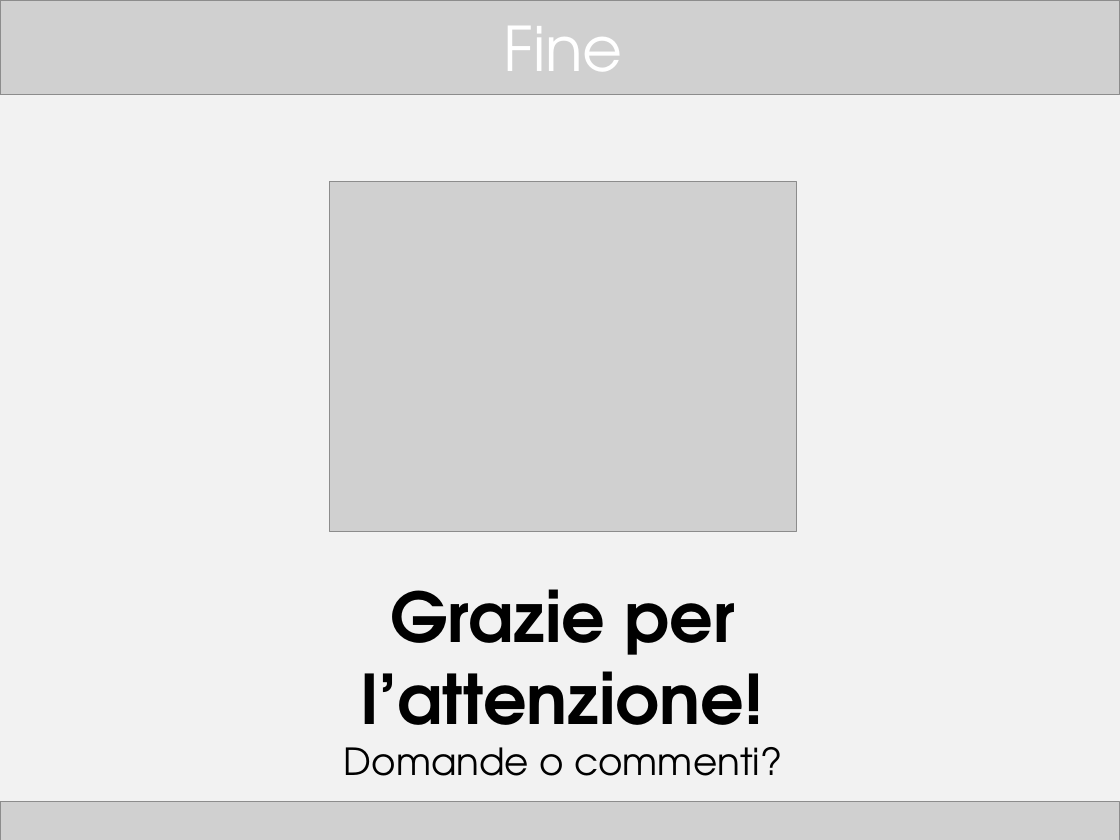
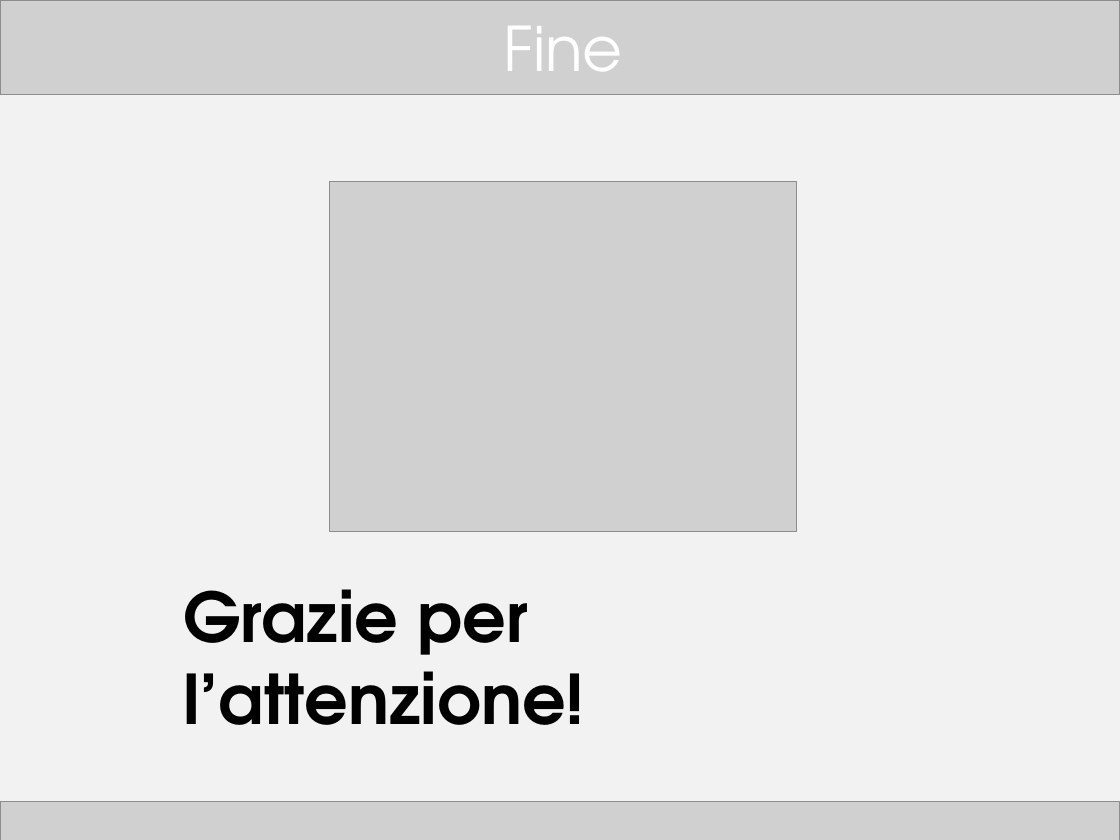
Before and after one commit to TTia/xblog-thesis, a slide deck: slide 22 of Presentazione.pptx. Drawn at 1120x840 pixels with LibreOffice and Linux fonts; fonts in the diff are those of the drawing; grey boxes stand for pictures. Boxes give left, top, right and bottom in pixels: in the first picture for what was removed or moved away, otherwise in the second. Text is boxed around its words. In the diff, an @@ line names an element or a change of style, - is before the commit and + after.

```diff
--- a/Presentazione.pptx
+++ b/Presentazione.pptx
@@ text "Grazie per l’attenzione!" at (183,589,585,725): alignment centre to left @@
@@ text at (344,747,782,776): paragraph removed @@
-Domande o commenti?
```
Also in this commit, not shown: 15 other slides changed, 1 other file.
